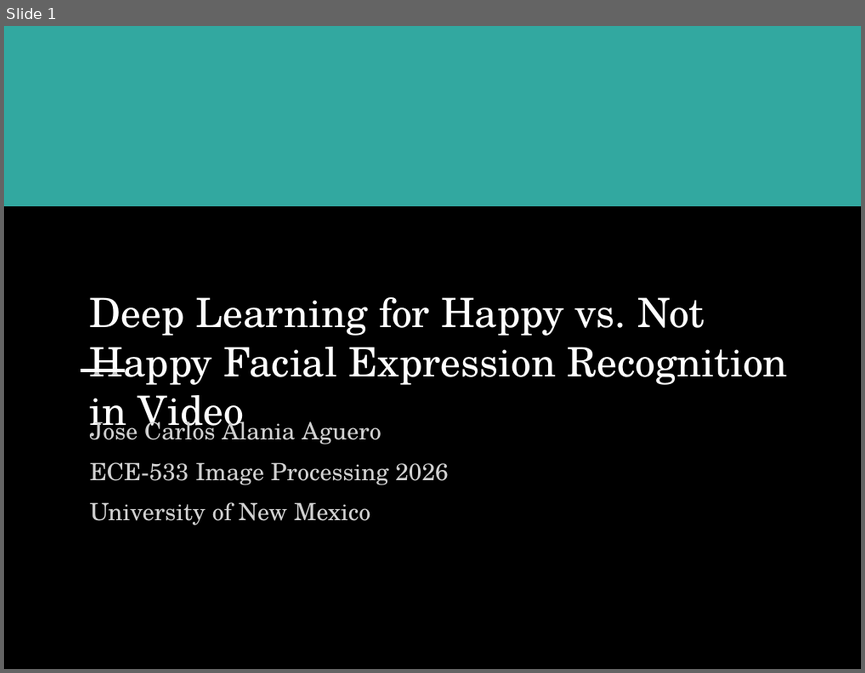
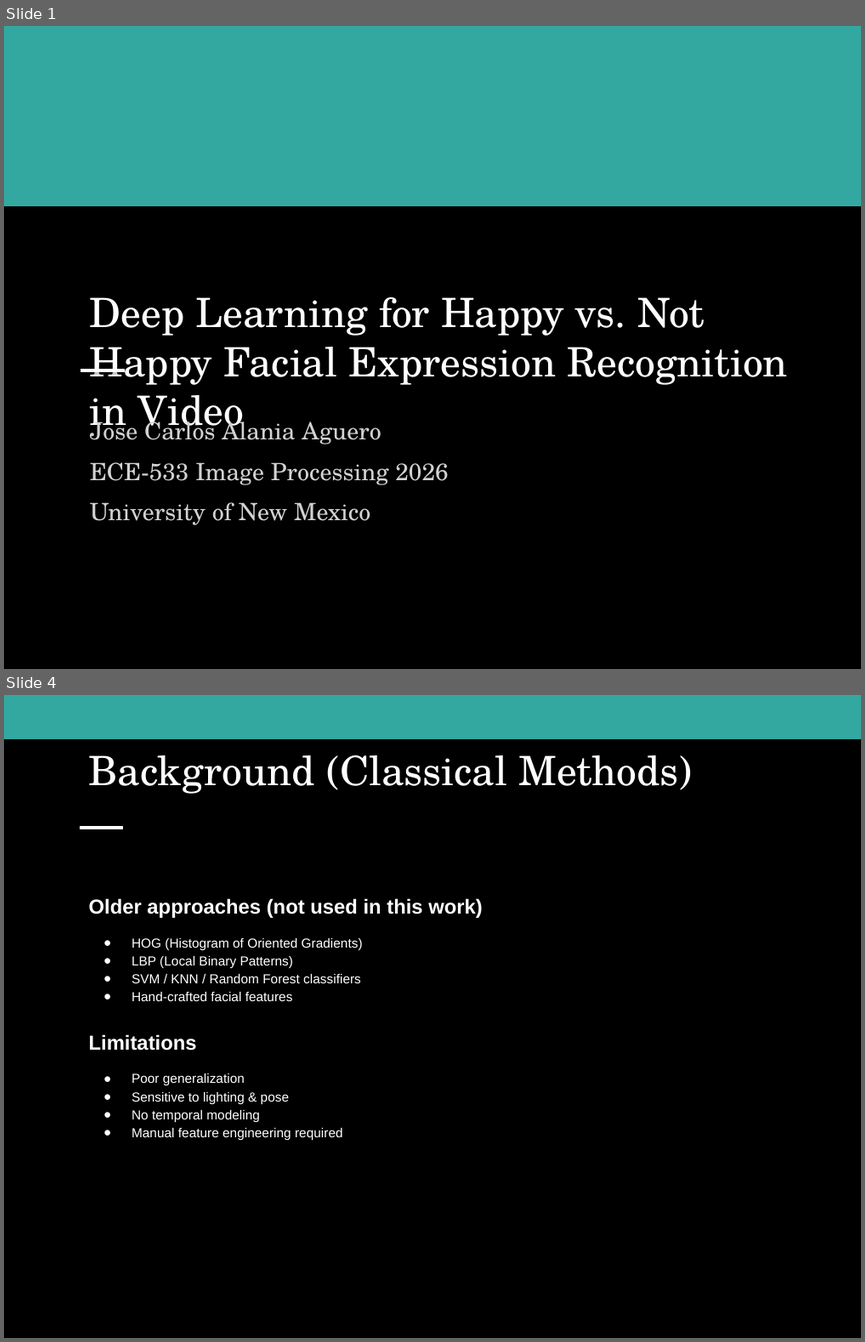
Before and after one commit to pepealania/image-processing-project-tutorial-deep-learning-happy-not-happy-classification, a slide deck: scientific_emotion_recognition_design.pptx. Shown one above the other, each under a label of ours: slide 1 before the commit, slides 1 and 4 after it; the slides between them are not shown. The pictures are 865x673 and 865x1342 pixels, drawn with LibreOffice and Linux fonts; fonts in the diff are those of the drawing. Boxes give left, top, right and bottom in pixels: in the first picture for what was removed or moved away, otherwise in the second. Text is boxed around its words. In the diff, an @@ line names an element or a change of style, - is before the commit and + after.

```diff
--- a/scientific_emotion_recognition_design.pptx
+++ b/scientific_emotion_recognition_design.pptx
@@ slide 4 added at bbox=[4, 695, 861, 1338], background #000000 @@
@@ rectangle added at bbox=[4, 695, 861, 738], fill #32A8A0, outline #32A8A0 0.75 pt @@
@@ text added at bbox=[89, 755, 692, 794], 34 pt, text #FFFFFF @@
+Background (Classical Methods)
@@ rectangle added at bbox=[80, 827, 123, 829], fill #FFFFFF, outline #FFFFFF 0.75 pt @@
@@ text added at bbox=[89, 898, 483, 1140], 11 pt, text #FFFFFF @@
+Older approaches (not used in this work)
+● HOG (Histogram of Oriented Gradients)
+● LBP (Local Binary Patterns)
+● SVM / KNN / Random Forest classifiers
+● Hand-crafted facial features
+Limitations
+● Poor generalization
+● Sensitive to lighting & pose
+● No temporal modeling
+● Manual feature engineering required
```
Also in this commit, not shown: 1 slide changed, 13 other slides added, 8 slides removed.
